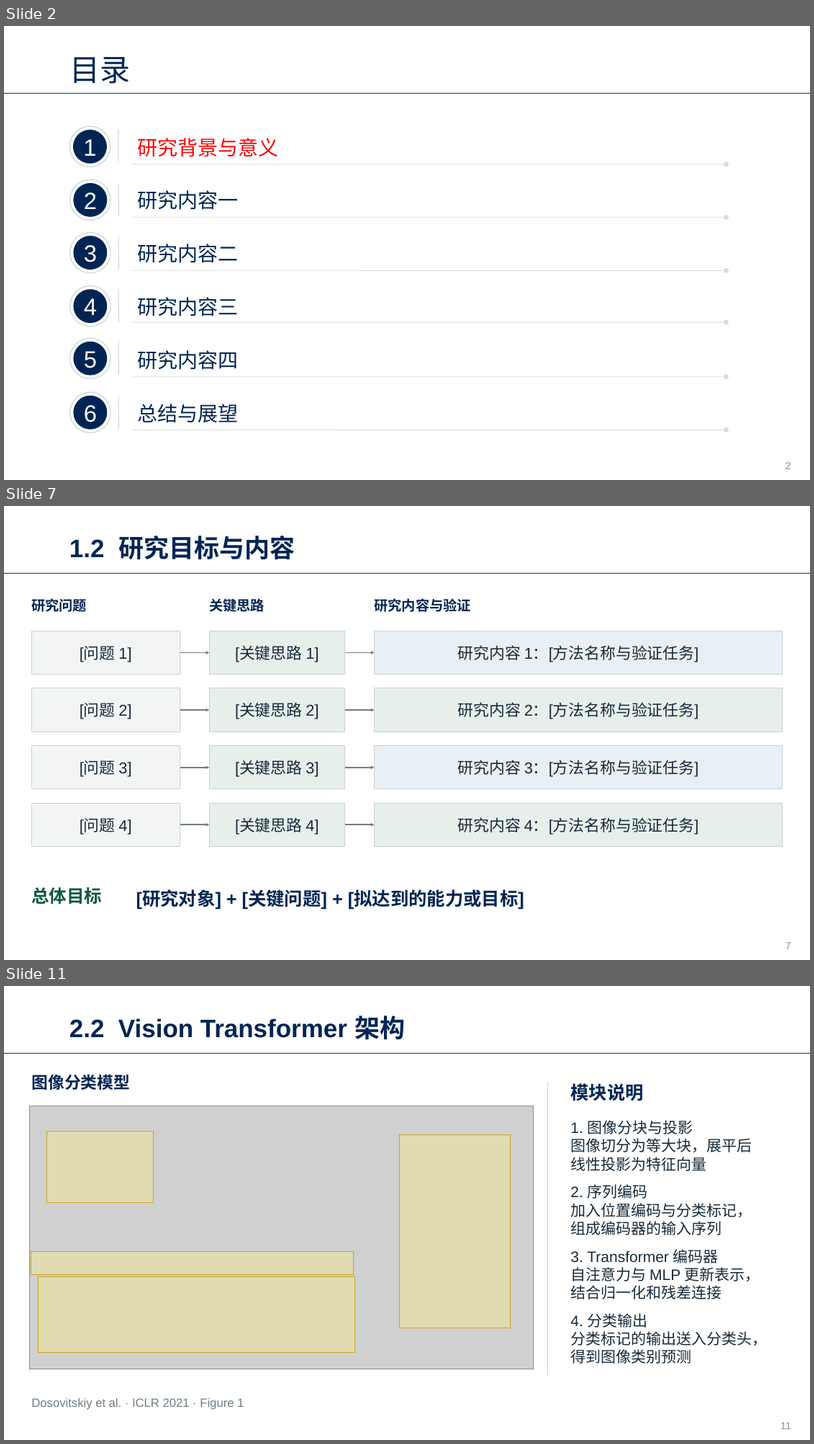
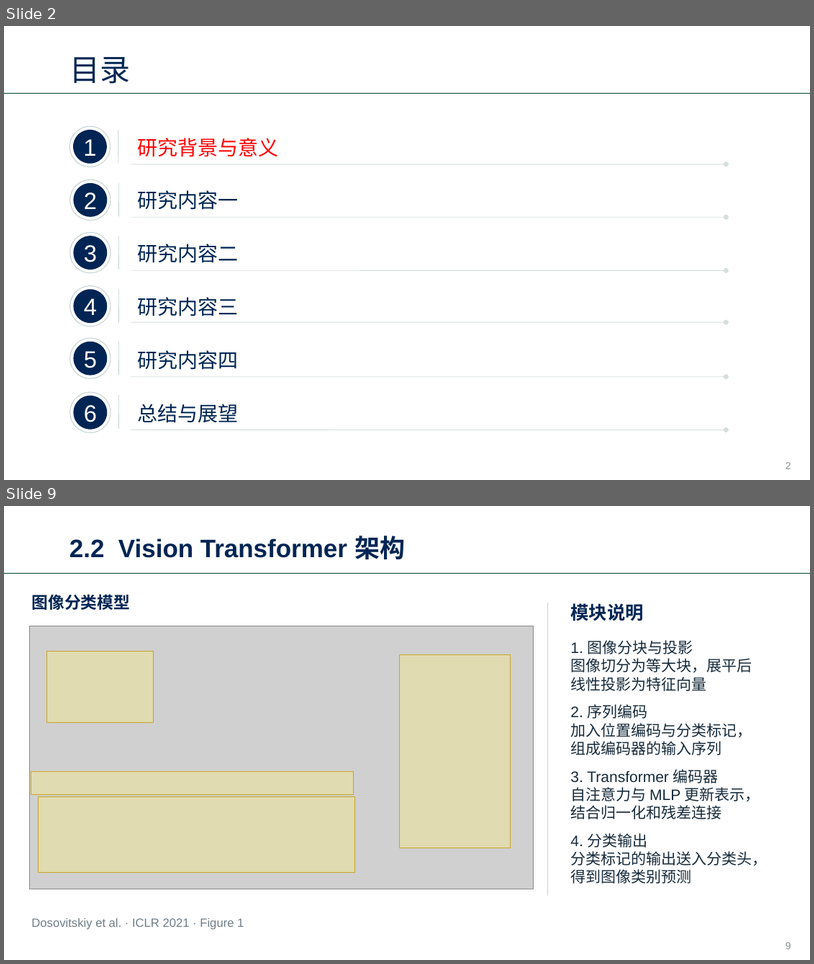
Before and after one commit to haodijia/whu-ppt-skill, a slide deck: assets/whu-template.pptx. Shown one above the other, each under a label of ours: slides 2, 7 and 11 before the commit, slides 2 and 9 after it; the slides between them are not shown. The pictures are 814x1444 and 814x964 pixels, drawn with LibreOffice and Linux fonts; fonts in the diff are those of the drawing; grey boxes stand for pictures; background and template pictures are left out. Boxes give left, top, right and bottom in pixels: in the first picture for what was removed or moved away, otherwise in the second. Text is boxed around its words. In the diff, an @@ line names an element or a change of style, - is before the commit and + after.

```diff
--- a/assets/whu-template.pptx
+++ b/assets/whu-template.pptx
@@ slide 7 removed at box(4, 506, 810, 960), background #FFFFFF; not listed: 1 template element that a slide beside it also shows @@
@@ text removed at box(70, 536, 295, 560) @@
-1.2 研究目标与内容
@@ text removed at box(31, 598, 87, 612) @@
-研究问题
@@ text removed at box(209, 598, 265, 612) @@
-关键思路
@@ text removed at box(375, 598, 471, 612) @@
-研究内容与验证
@@ rectangle removed at box(32, 631, 180, 674) @@
-[问题 1]
@@ rectangle removed at box(210, 631, 345, 674) @@
-[关键思路 1]
@@ rectangle removed at box(374, 631, 782, 674) @@
-研究内容 1：[方法名称与验证任务]
@@ arrow removed from (180, 652) to (210, 652) @@
@@ arrow removed from (345, 652) to (374, 652) @@
@@ rectangle removed at box(32, 688, 180, 731) @@
-[问题 2]
@@ rectangle removed at box(210, 688, 345, 731) @@
-[关键思路 2]
@@ rectangle removed at box(374, 688, 782, 731) @@
-研究内容 2：[方法名称与验证任务]
@@ arrow removed from (180, 710) to (210, 710) @@
@@ arrow removed from (345, 710) to (374, 710) @@
@@ rectangle removed at box(32, 746, 180, 789) @@
-[问题 3]
@@ rectangle removed at box(210, 746, 345, 789) @@
-[关键思路 3]
@@ rectangle removed at box(374, 746, 782, 789) @@
-研究内容 3：[方法名称与验证任务]
@@ arrow removed from (180, 767) to (210, 767) @@
@@ arrow removed from (345, 767) to (374, 767) @@
@@ rectangle removed at box(32, 803, 180, 847) @@
-[问题 4]
@@ rectangle removed at box(210, 803, 345, 847) @@
-[关键思路 4]
@@ rectangle removed at box(374, 803, 782, 847) @@
-研究内容 4：[方法名称与验证任务]
@@ arrow removed from (180, 825) to (210, 825) @@
@@ arrow removed from (345, 825) to (374, 825) @@
@@ text removed at box(31, 887, 102, 904) @@
-总体目标
@@ text removed at box(136, 890, 525, 908) @@
-[研究对象] + [关键问题] + [拟达到的能力或目标]
@@ page number removed at box(786, 942, 792, 949) @@
-7
@@ what was slide 11 is now slide 9 @@
@@ page number at box(786, 942, 792, 949): text changed @@
-11
+9
```
Also in this commit, not shown: 13 slides added, 14 other slides removed, 34 other files.
